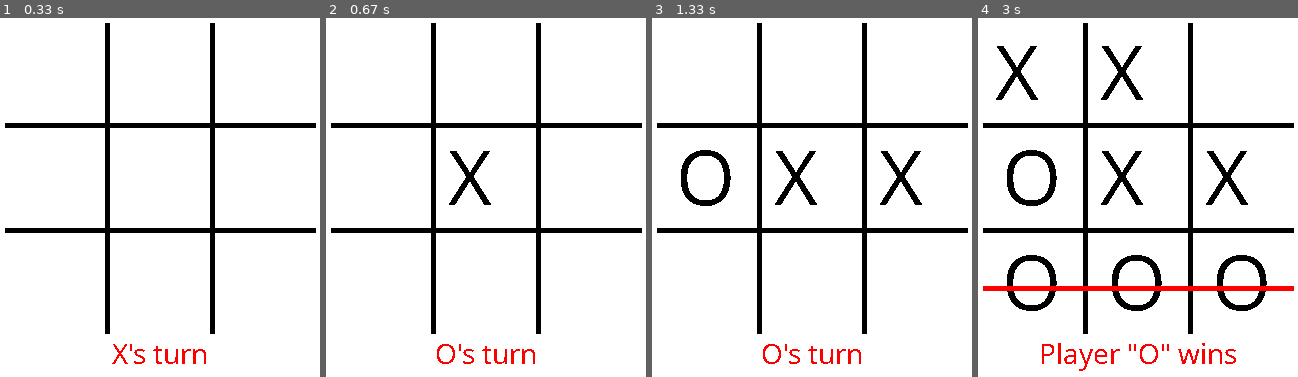
Above: before the commit, frames 1-4 (left to right).
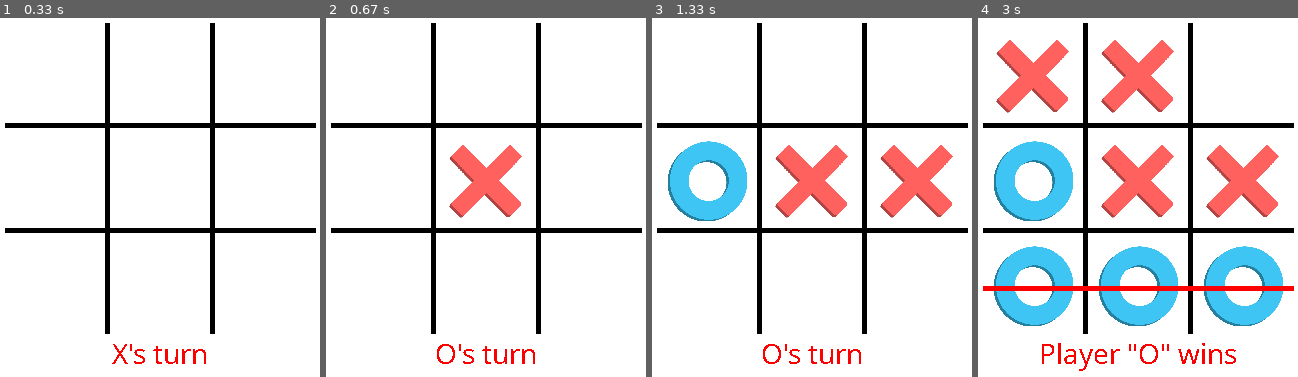
Above: after the commit, the same moments.

Repository: thalissonfelipe/pygames
Game: pygame game, started from tic_tac_toe.py
Two runs of this game, one before a commit and one after it. Both use one fixed random seed, a clock stepped at 60 frames per second and the inputs below.
Inputs (mouse positions are in pixels of both pictures, inside the frame that each line leads up to):
- Up to frame 1 (0.33 s): no input
- Up to frame 2 (0.67 s): click (486, 197) at 0.38 s
- Up to frame 3 (1.33 s): click (735, 201) at 0.72 s; click (917, 179) at 1.05 s
- Up to frame 4 (3 s): click (1256, 326) at 1.38 s; click (1144, 75) at 1.72 s; click (1122, 290) at 2.05 s; click (1032, 71) at 2.38 s; click (1032, 283) at 2.72 s

Frame 1 is identical in both runs. In frame 2, 2.7% of the frame differs, in the area x 38-62%, y 35-56%; in frame 3, 8.9%; in frame 4, 24%, in the area x 5-96%, y 6-86%.

Commit message:
Adding tic tac toe assets and fixing minor bug

Diff:
--- a/tic_tac_toe.py
+++ b/tic_tac_toe.py
@@ -1,6 +1,7 @@
 import os
 import sys
 import pygame
+import numpy as np
 
 
 os.environ['SDL_VIDEO_CENTERED'] = '1'
@@ -8,6 +9,7 @@
 # global variables
 WIDTH, HEIGHT = 320, 360
 RECT_SIZE = (100, 100)
+IMAGE_SIZE = (80, 80)
 RED = (255, 0, 0)
 BLACK = (0, 0, 0)
 WHITE = (255, 255, 255)
@@ -27,13 +29,14 @@
         self.o_turn = Font().get_font("O's turn", RED, True)
         self.x_wins = Font().get_font('Player "X" wins', RED, True)
         self.o_wins = Font().get_font('Player "O" wins', RED, True)
-        self.x_pressed = Font().get_font('X', BLACK)
-        self.o_pressed = Font().get_font('O', BLACK)
         self.tied_font = Font().get_font('Nobody won', RED, True)
+        self.x = pygame.transform.scale(pygame.image.load('assets/tic_tac_toe/x.png').convert_alpha(), IMAGE_SIZE)
+        self.o = pygame.transform.scale(pygame.image.load('assets/tic_tac_toe/o.png').convert_alpha(), IMAGE_SIZE)
 
     def draw_turn(self, screen):
         if self.tied == 9: # all rects were pressed
             screen.blit(self.tied_font, (WIDTH//2-self.tied_font.get_width()//2, HEIGHT-self.tied_font.get_height()-PADDING))
+            self.winner = True
         elif not self.winner:
             font = self.x_turn if self.turn == X_TURN else self.o_turn
             screen.blit(font, (WIDTH//2-font.get_width()//2, HEIGHT-font.get_height()-PADDING))
@@ -41,12 +44,13 @@
             font = self.x_wins if self.turn == X_TURN else self.o_wins
             screen.blit(font, (WIDTH//2-font.get_width()//2, HEIGHT-font.get_height()-PADDING))
 
-
     def draw_pressed(self, screen, rects):
         for rect in rects:
             if rect.pressed:
-                font = self.x_pressed if rect.pressed == X_TURN else self.o_pressed
-                screen.blit(font, (rect.rect.x+font.get_width()//2-2*PADDING, rect.rect.y-PADDING))
+                if rect.pressed == X_TURN:
+                    screen.blit(self.x, (rect.rect.x+self.x.get_width()//6, rect.rect.top+self.x.get_height()//6))
+                else:
+                    screen.blit(self.o, (rect.rect.x+self.o.get_width()//8, rect.rect.top+self.o.get_height()//6))
 
 
 class Rect(pygame.sprite.Sprite):
@@ -74,6 +78,7 @@
     def __init__(self, screen):
         self.screen = screen
         self.create_rects()
+        self.create_combinations()
         self.player = Player()
 
     def update(self):
@@ -97,8 +102,9 @@
         if self.player.winner or self.player.tied == 9:
             pygame.time.wait(2000)
             self.create_rects()
+            self.create_combinations()
+            self.position = None
             self.player = Player()
-            self.position = None
 
     def draw(self):
         self.screen.fill(WHITE)
@@ -108,7 +114,6 @@
         if self.player.winner:
             self.draw_winner_line()
         pygame.display.update()
-        self.handle_restart_game()
 
     def draw_lines(self):
         pygame.draw.line(self.screen, BLACK, (107.5, PADDING), (107.5, 315), LINE_WIDTH)
@@ -134,65 +139,45 @@
             if not rect.pressed:
                 return False
 
-        if (rects[0].pressed == rects[1].pressed and
-                rects[1].pressed == rects[2].pressed):
-            return True
-
-        return False
+        return all(rect.pressed == rects[0].pressed for rect in rects)
 
     def draw_winner_line(self):
-        if self.position == 'first_row':
+        if self.position == 0:
             pygame.draw.line(self.screen, RED, (PADDING, 60), (WIDTH-PADDING, 60), LINE_WIDTH)
-        elif self.position == 'second_row':
+        elif self.position == 1:
             pygame.draw.line(self.screen, RED, (PADDING, 165), (WIDTH-PADDING, 165), LINE_WIDTH)
-        elif self.position == 'third_row':
+        elif self.position == 2:
             pygame.draw.line(self.screen, RED, (PADDING, 270), (WIDTH-PADDING, 270), LINE_WIDTH)
-        elif self.position == 'first_column':
-            pygame.draw.line(self.screen, RED, (54, PADDING), (54, HEIGHT-9*PADDING), LINE_WIDTH)
-        elif self.position == 'second_column':
-            pygame.draw.line(self.screen, RED, (158, PADDING), (158, HEIGHT-9*PADDING), LINE_WIDTH)
-        elif self.position == 'third_column':
+        elif self.position == 3:
+            pygame.draw.line(self.screen, RED, (55, PADDING), (55, HEIGHT-9*PADDING), LINE_WIDTH)
+        elif self.position == 4:
+            pygame.draw.line(self.screen, RED, (160, PADDING), (160, HEIGHT-9*PADDING), LINE_WIDTH)
+        elif self.position == 5:
             pygame.draw.line(self.screen, RED, (264, PADDING), (264, HEIGHT-9*PADDING), LINE_WIDTH)
-        elif self.position == 'diagonal':
+        elif self.position == 6:
             pygame.draw.line(self.screen, RED, (PADDING, PADDING), (WIDTH-PADDING, HEIGHT-9*PADDING), LINE_WIDTH)
+        elif self.position == 7:
+            pygame.draw.line(self.screen, RED, (WIDTH-PADDING, PADDING), (PADDING, HEIGHT-9*PADDING-PADDING), LINE_WIDTH)
+
+    def check_win(self):
+        if not self.player.winner:
+            for i, rects in enumerate(self.combinations):
+                if self.is_pressed(rects):
+                    self.player.winner = True
+                    self.player.turn = rects[0].pressed
+                    self.position = i
         else:
-            pygame.draw.line(self.screen, RED, (WIDTH-PADDING, PADDING), (PADDING, HEIGHT-9*PADDING-PADDING), LINE_WIDTH)
-
-    def check_win(self):
-        rects = self.rects.sprites()
-        if not self.player.winner:
-            if self.is_pressed(rects[0:3]):
-                self.player.winner = True
-                self.player.turn = rects[0].pressed
-                self.position = 'first_row'
-            elif self.is_pressed(rects[3:6]):
-                self.player.winner = True
-                self.player.turn = rects[3].pressed
-                self.position = 'second_row'
-            elif self.is_pressed(rects[6:9]):
-                self.player.winner = True
-                self.player.turn = rects[6].pressed
-                self.position = 'third_row'
-            elif self.is_pressed(rects[0:9:3]):
-                self.player.winner = True
-                self.player.turn = rects[0].pressed
-                self.position = 'first_column'
-            elif self.is_pressed(rects[1:9:3]):
-                self.player.winner = True
-                self.player.turn = rects[1].pressed
-                self.position = 'second_column'
-            elif self.is_pressed(rects[2:9:3]):
-                self.player.winner = True
-                self.player.turn = rects[2].pressed
-                self.position = 'third_column'
-            elif self.is_pressed(rects[0:9:4]):
-                self.player.winner = True
-                self.player.turn = rects[0].pressed
-                self.position = 'diagonal'
-            elif self.is_pressed(rects[2:9:4]):
-                self.player.winner = True
-                self.player.turn = rects[2].pressed
-                self.position = '-diagonal'
+            self.handle_restart_game()
+
+    def create_combinations(self):
+        rects_matrix = np.reshape(self.rects.sprites(), (3, 3))
+        combinations = [row for row in rects_matrix]
+        for row in np.transpose(rects_matrix):
+            combinations.append(row)
+        combinations.append(np.diag(rects_matrix))
+        combinations.append(np.diag(np.fliplr(rects_matrix)))
+
+        self.combinations = combinations
 
 
 def main():
Not shown, changed: README.md
Binary file added: assets/tic_tac_toe/o.png
Binary file added: assets/tic_tac_toe/x.png
